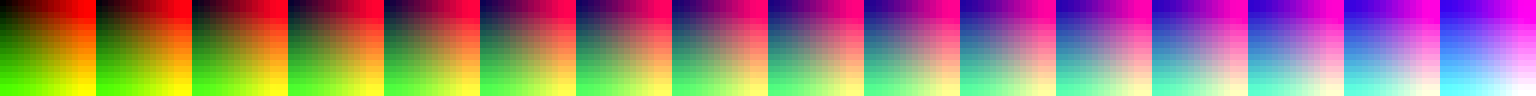
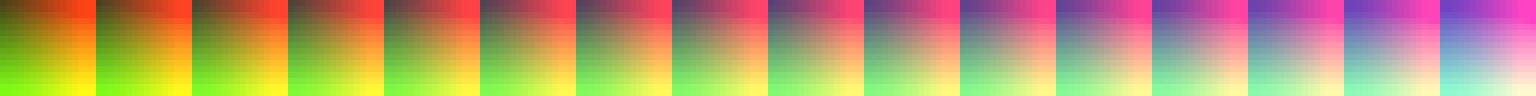
Layered file, before and after one edit (1536x96). Changes by layer:
added layer "Layer copy #3" (addition, 1%) above "Layer copy #2" over [0,0,1536,96]
added layer "Layer copy #2" (hue, 10%) above "Layer copy" over [0,0,1536,96]
added layer "Layer copy" (lch lightness, 1%) above "Layer copy #1" over [0,0,1536,96]
added layer "Layer copy #1" (saturation, 19%) above "tint" over [0,0,1536,96]
hid "tint" over [0,0,1536,96]
